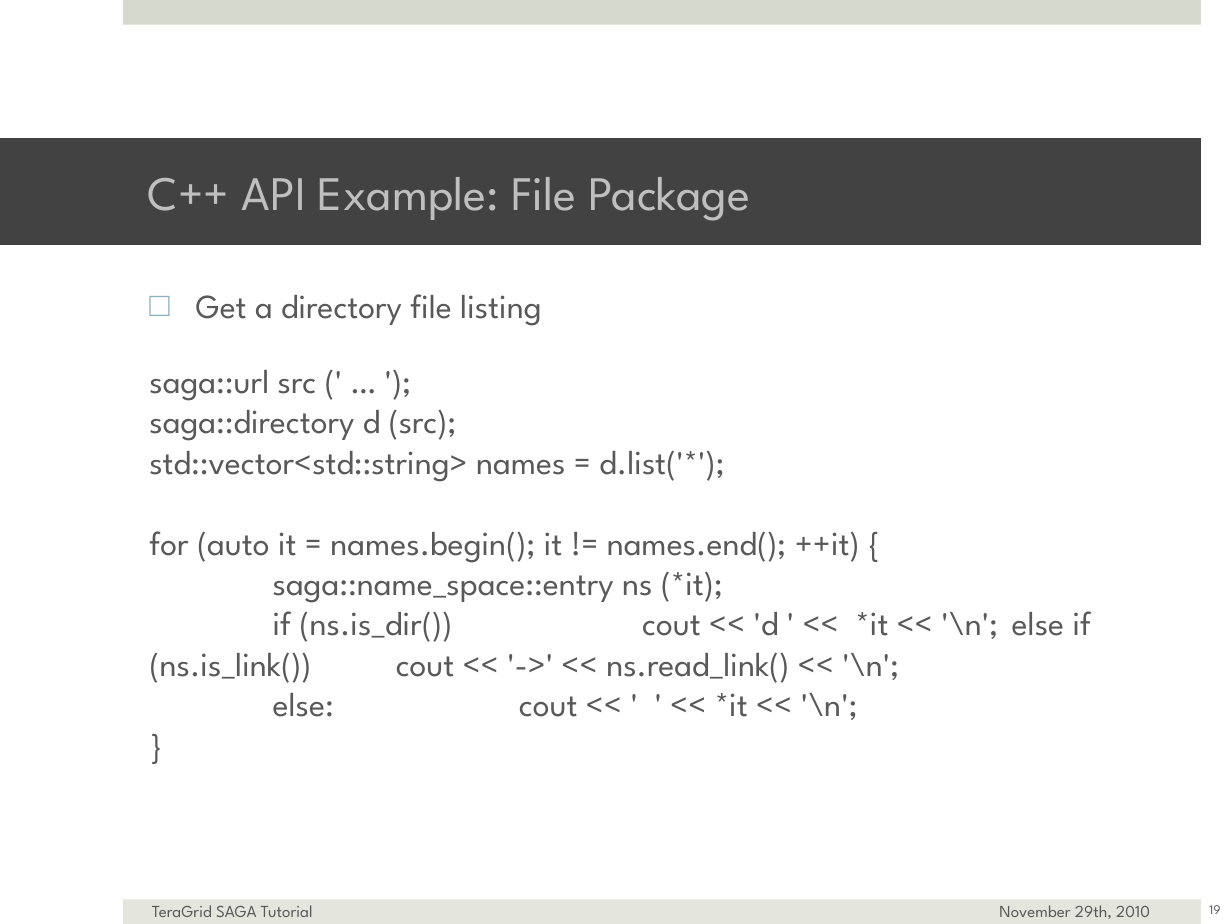
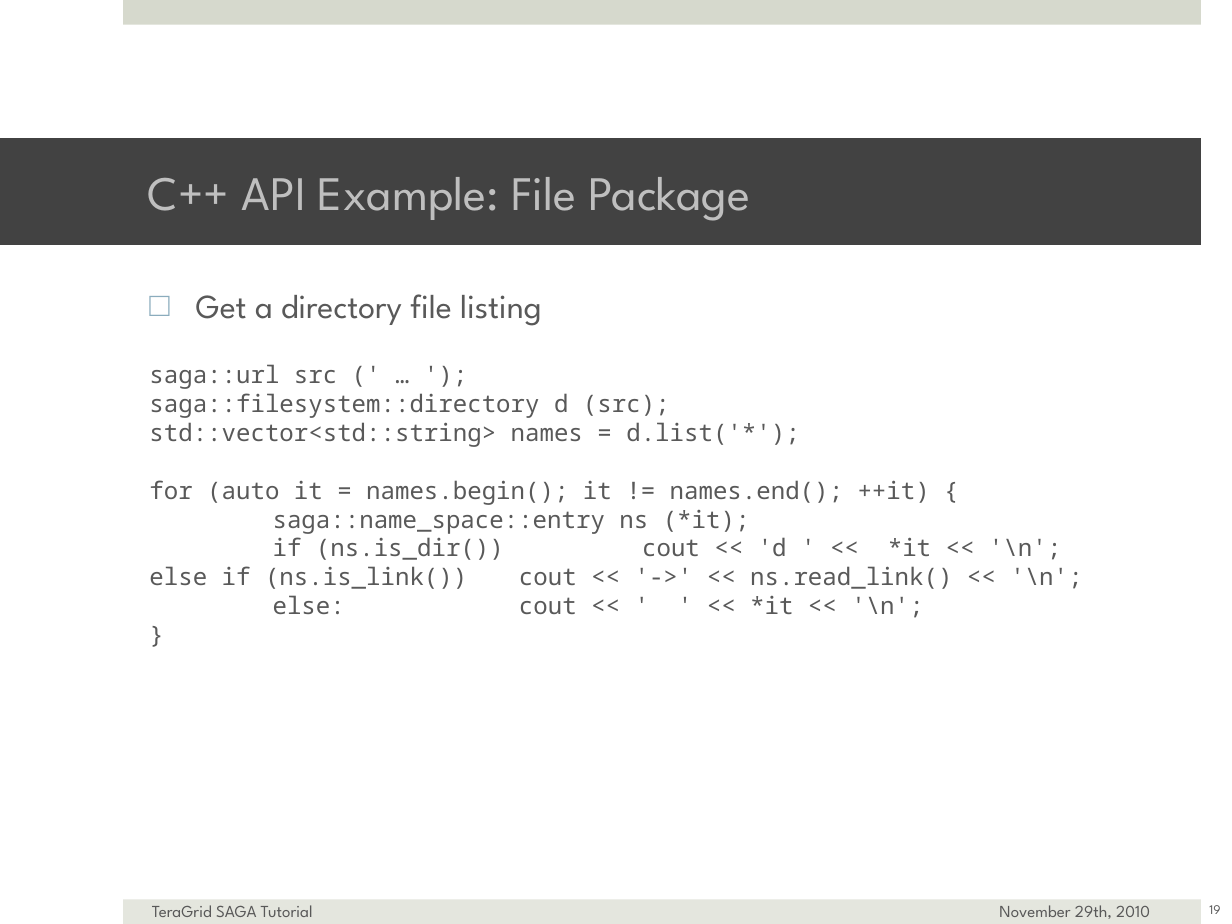
Before and after one commit to saga-project/saga-cpp-legacy-projects, a slide deck: slide 19 of tutorial/general_tutorial/SAGA-API-levels.pptx. Drawn at 1232x924 pixels with LibreOffice and Linux fonts; fonts in the diff are those of the drawing; background and template pictures are left out. Boxes give left, top, right and bottom in pixels: in the first picture for what was removed or moved away, otherwise in the second. Text is boxed around its words. In the diff, an @@ line names an element or a change of style, - is before the commit and + after.

```diff
--- a/tutorial/general_tutorial/SAGA-API-levels.pptx
+++ b/tutorial/general_tutorial/SAGA-API-levels.pptx
@@ text at bbox=[149, 364, 1082, 618]: text changed; size 28 to 20 pt; font League Spartan to Noto Sans Mono @@
-saga::url src (' … ');
-saga::directory d (src);
-std::vector<std::string> names = d.list('*');
-for (auto it = names.begin(); it != names.end(); ++it) {
-saga::name_space::entry ns (*it);
-if (ns.is_dir()) cout << 'd ' << *it << '\n'; else if (ns.is_link()) cout << '->' << ns.read_link() << '\n';
-else: cout << ' ' << *it << '\n';
-}
+saga::url src (' … ');
+saga::filesystem::directory d (src);
+std::vector<std::string> names = d.list('*');
+for (auto it = names.begin(); it != names.end(); ++it) {
+saga::name_space::entry ns (*it);
+if (ns.is_dir()) cout << 'd ' << *it << '\n'; else if (ns.is_link()) cout << '->' << ns.read_link() << '\n';
+else: cout << ' ' << *it << '\n';
+}
```
Also in this commit, not shown: 6 other slides changed, 1 slide added.
